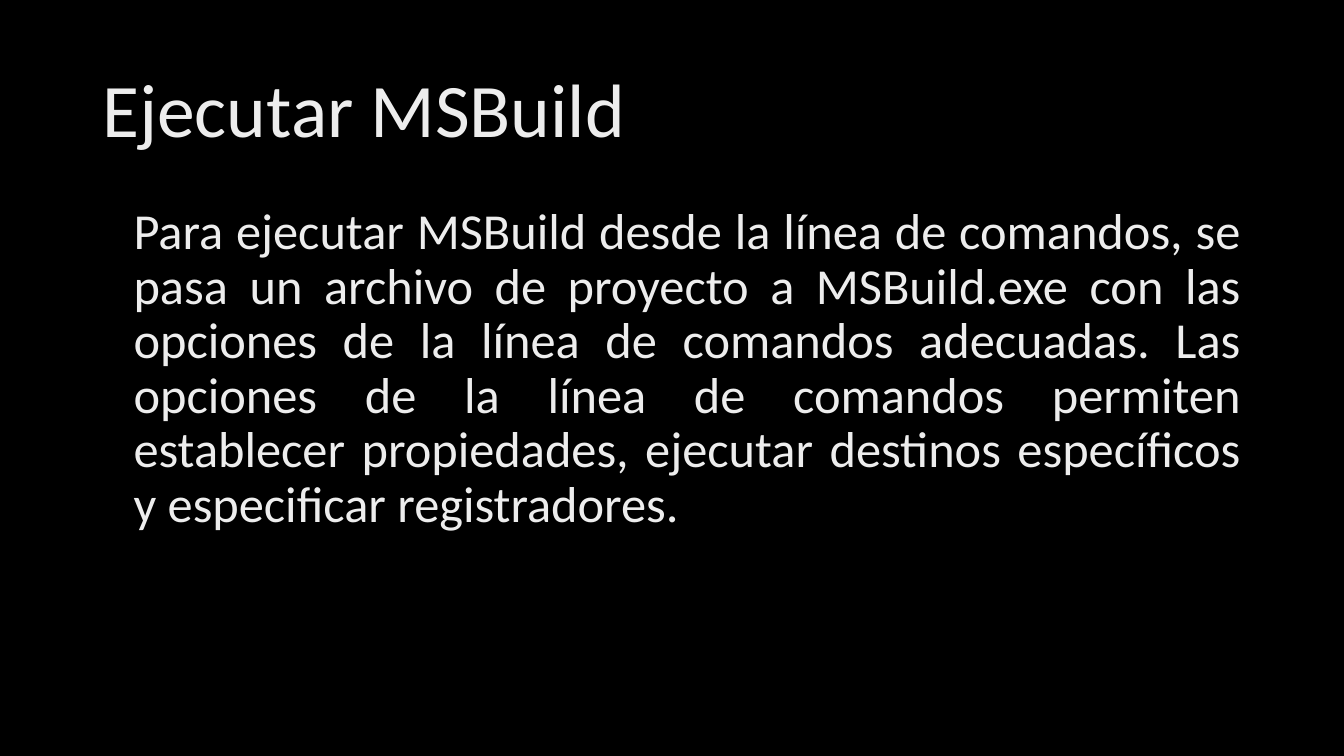
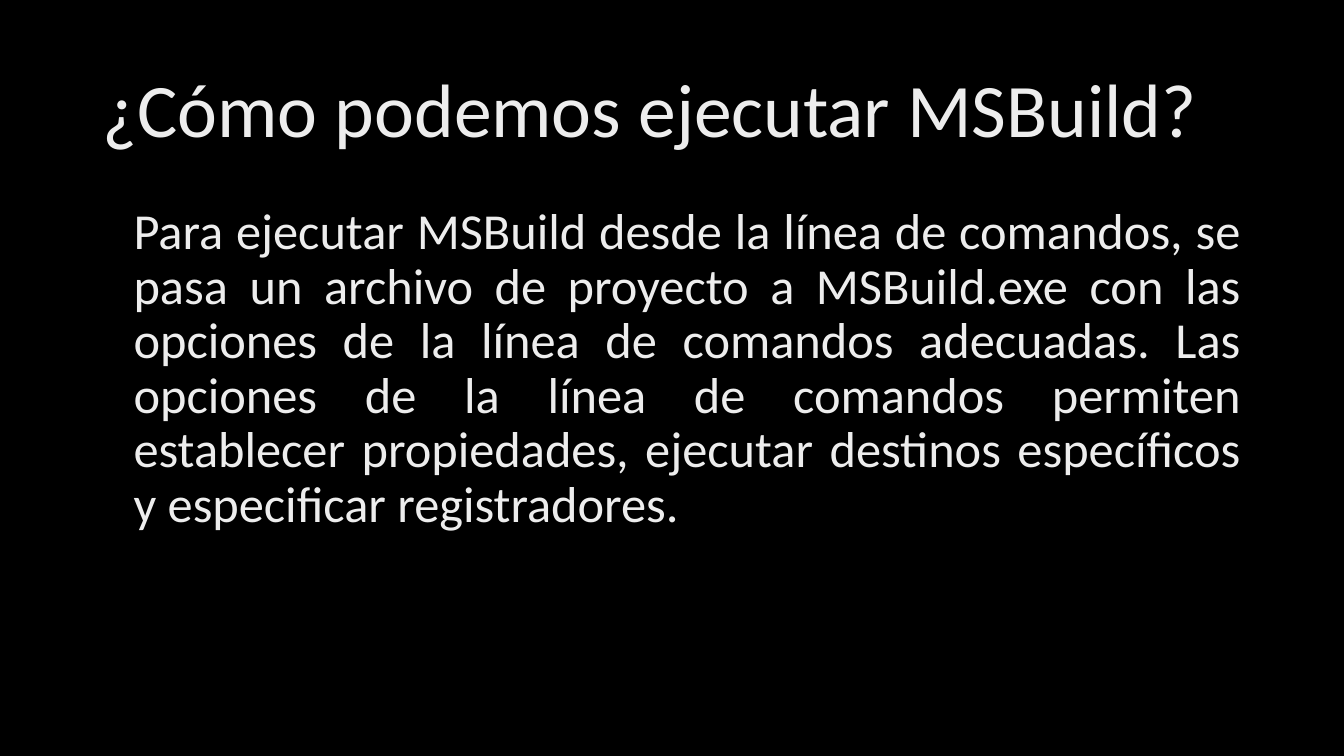
Before and after one commit to AdrianRodriguezEscudero/HMIS2017, a slide deck: slide 25 of Presentación HMIS/MSBuild in Visual Studio.pptx. Drawn at 1344x756 pixels with LibreOffice and Linux fonts; fonts in the diff are those of the drawing; background and template pictures are left out. Boxes give left, top, right and bottom in pixels: in the first picture for what was removed or moved away, otherwise in the second. Text is boxed around its words. In the diff, an @@ line names an element or a change of style, - is before the commit and + after.

Commit message:
Ligeras modificaciones

```diff
--- a/Presentación HMIS/MSBuild in Visual Studio.pptx
+++ b/Presentación HMIS/MSBuild in Visual Studio.pptx
@@ title at [102,84,1196,150]: text changed @@
-Ejecutar MSBuild
+¿Cómo podemos ejecutar MSBuild?
```
